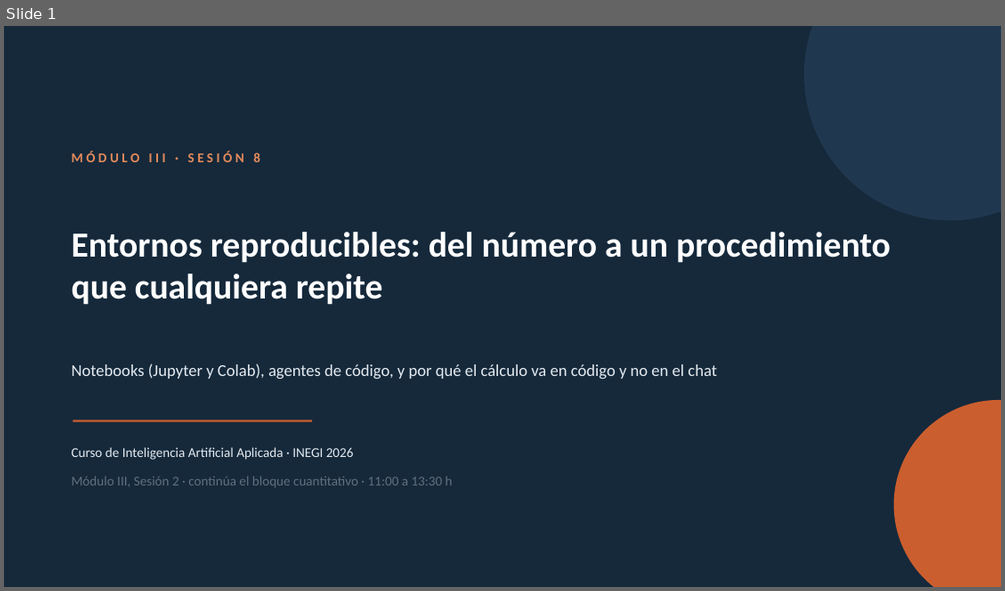
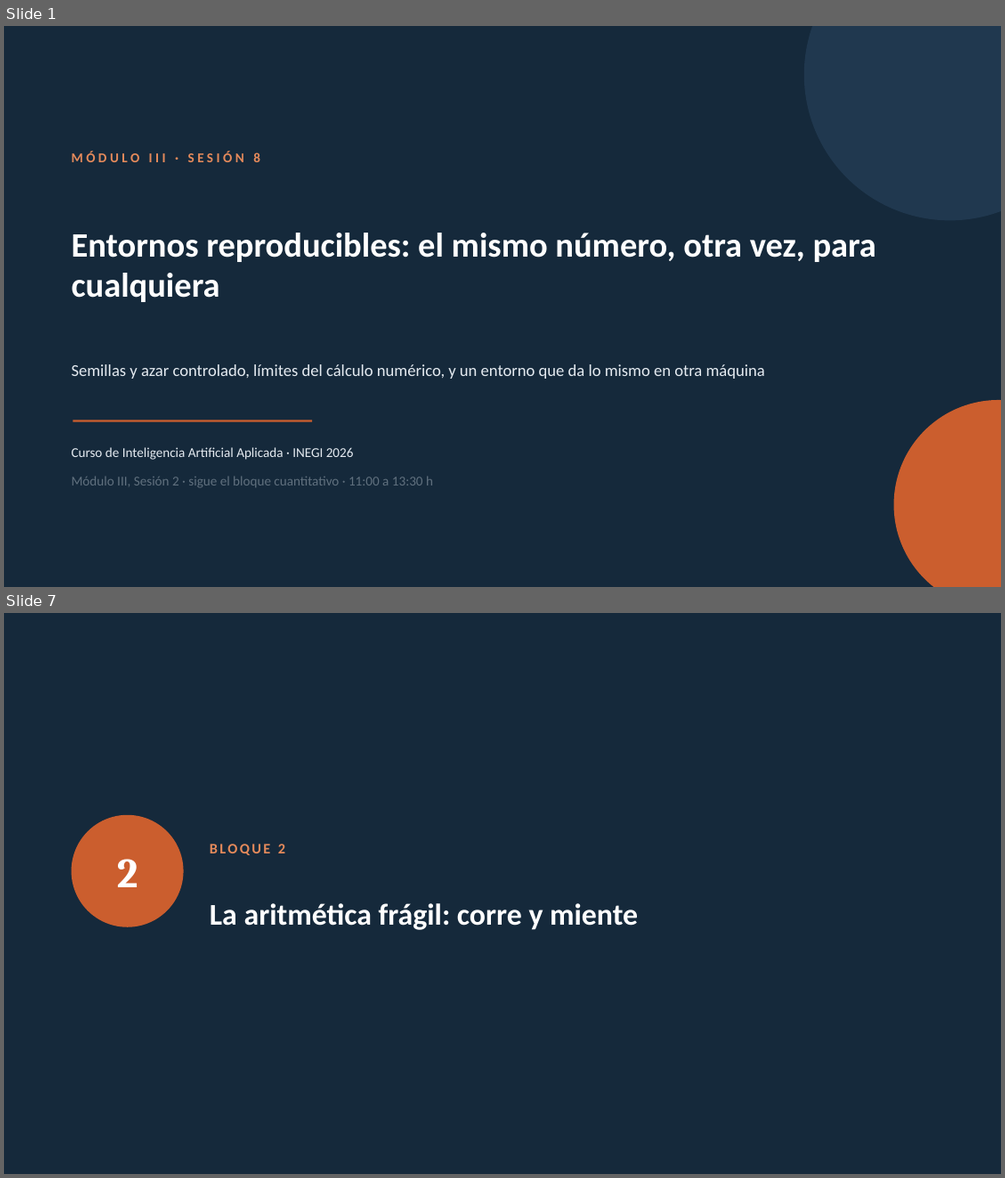
Before and after one commit to marvtrejo/curso-inegi-gen-ai, a slide deck: sesion-08/Sesion_08.pptx. Shown one above the other, each under a label of ours: slide 1 before the commit, slides 1 and 7 after it; the slides between them are not shown. The pictures are 1005x591 and 1005x1178 pixels, drawn with LibreOffice and Linux fonts; fonts in the diff are those of the drawing. Boxes give left, top, right and bottom in pixels: in the first picture for what was removed or moved away, otherwise in the second. Text is boxed around its words. In the diff, an @@ line names an element or a change of style, - is before the commit and + after.

```diff
--- a/sesion-08/Sesion_08.pptx
+++ b/sesion-08/Sesion_08.pptx
@@ slide 7 added at [4, 613, 1001, 1174], background #15293B @@
@@ ellipse added at [72, 815, 184, 927], fill #CB5E2E @@
@@ text added at [210, 844, 285, 855], 14 pt, text #E58A5B, bold @@
+BLOQUE 2
@@ text added at [117, 859, 138, 887], 40 pt, text #FFFFFF, bold @@
+2
@@ text added at [210, 903, 638, 930], 29 pt, text #FFFFFF, bold @@
+La aritmética frágil: corre y miente
@@ slide 1 changed as well @@
@@ text at [72, 232, 876, 302]: text changed; size 34 to 33 pt @@
-Entornos reproducibles: del número a un procedimiento que cualquiera repite
+Entornos reproducibles: el mismo número, otra vez, para cualquiera
@@ text at [72, 364, 765, 378]: text changed @@
-Notebooks (Jupyter y Colab), agentes de código, y por qué el cálculo va en código y no en el chat
+Semillas y azar controlado, límites del cálculo numérico, y un entorno que da lo mismo en otra máquina
@@ text at [72, 475, 433, 488]: text changed @@
-Módulo III, Sesión 2 · continúa el bloque cuantitativo · 11:00 a 13:30 h
+Módulo III, Sesión 2 · sigue el bloque cuantitativo · 11:00 a 13:30 h
```
Also in this commit, not shown: 5 other slides changed, 11 other slides added, 13 slides removed, 10 other files.
